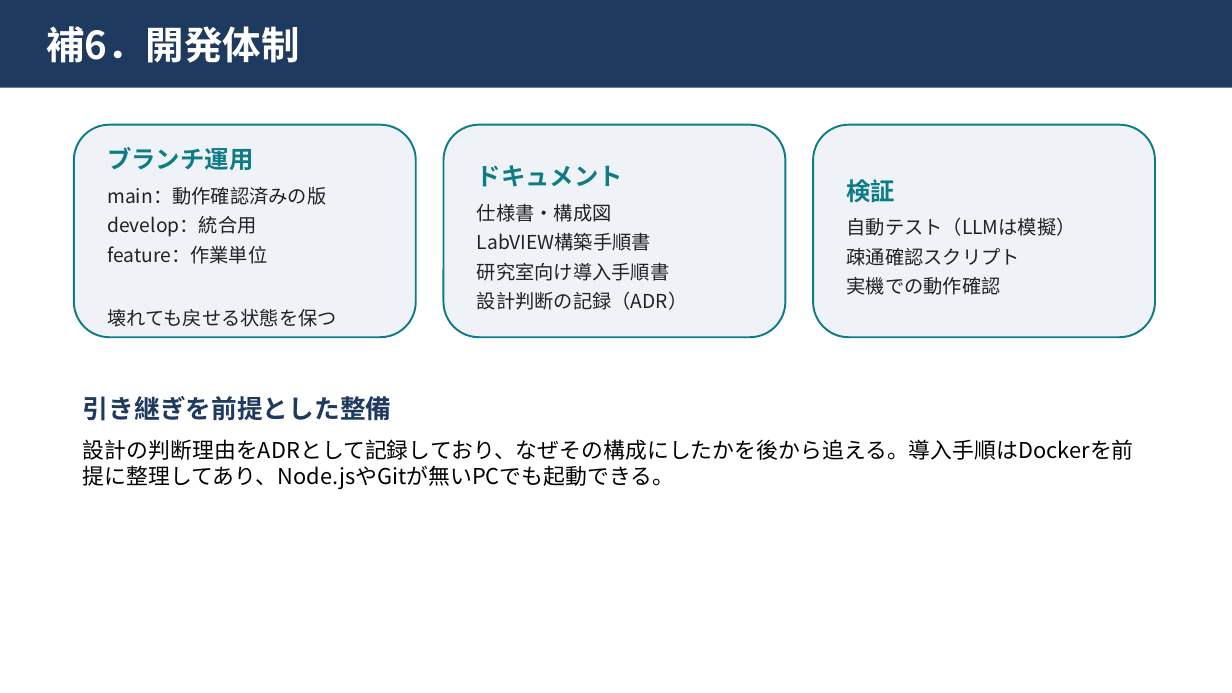
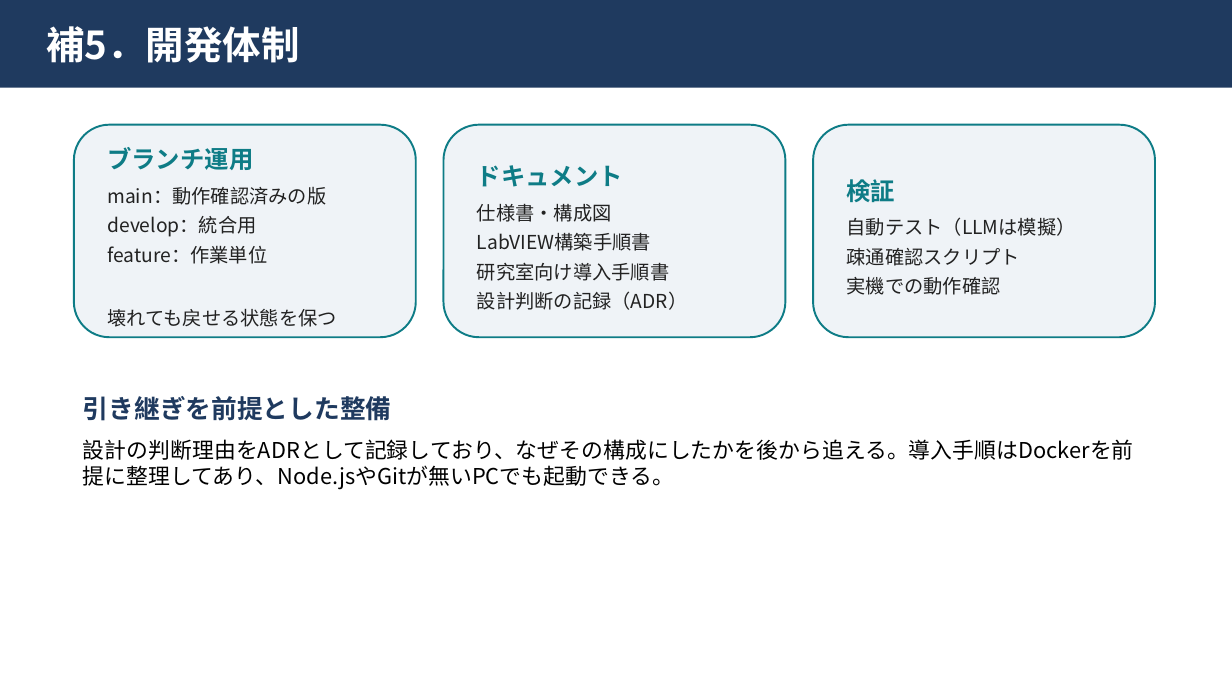
Before and after one commit to kaito3061/Trilogue1, a slide deck: slide 20 of docs/export/中間発表_柴尾.pptx (slide 22 before the commit). Drawn at 1232x693 pixels with LibreOffice and Linux fonts; fonts in the diff are those of the drawing. Boxes give left, top, right and bottom in pixels: in the first picture for what was removed or moved away, otherwise in the second. Text is boxed around its words. In the diff, an @@ line names an element or a change of style, - is before the commit and + after.

```diff
--- a/docs/export/中間発表_柴尾.pptx
+++ b/docs/export/中間発表_柴尾.pptx
@@ text in rectangle at box(46, 26, 300, 63): text changed @@
-補6．開発体制
+補5．開発体制
```
Also in this commit, not shown: 12 other slides changed, 1 slide added, 3 slides removed, 3 other files.
